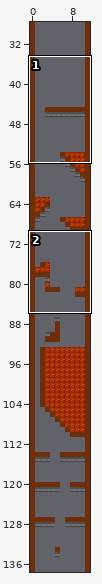
Tiled map (JSON) -- www/tilemaps/test.json. Above: a wide view before the commit, with the close-up outlined.
Close-up. Before:
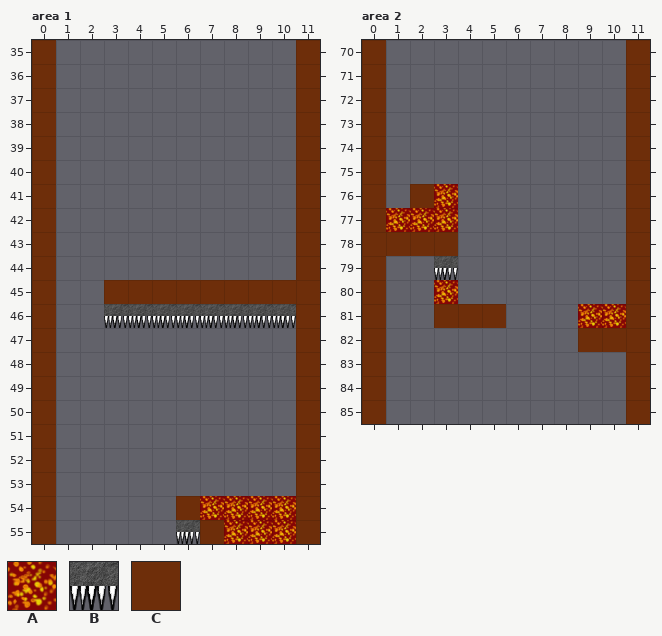
Cells are 50x50 px. Shown: area 1 x 0..11, y 35..55; area 2 x 0..11, y 70..85. The commit also changed other parts of the map, which this record leaves out.
Key: from "deathTiles": A 0, B 1; from "fuel": C 0.
_ is an empty cell.
Layer "platforms" before, area 1, first column x 0:
35 C__________C
36 C__________C
37 C__________C
38 C__________C
39 C__________C
40 C__________C
41 C__________C
42 C__________C
43 C__________C
44 C__________C
45 C__CCCCCCCCC
46 C__BBBBBBBBC
47 C__________C
48 C__________C
49 C__________C
50 C__________C
51 C__________C
52 C__________C
53 C__________C
54 C_____CAAAAC
55 C_____BCAAAC
Layer "platforms" before, area 2, first column x 0:
70 C__________C
71 C__________C
72 C__________C
73 C__________C
74 C__________C
75 C__________C
76 C_CA_______C
77 CAAA_______C
78 CCCC_______C
79 C__B_______C
80 C__A_______C
81 C__CCC___AAC
82 C________CCC
83 C__________C
84 C__________C
85 C__________C
The result:
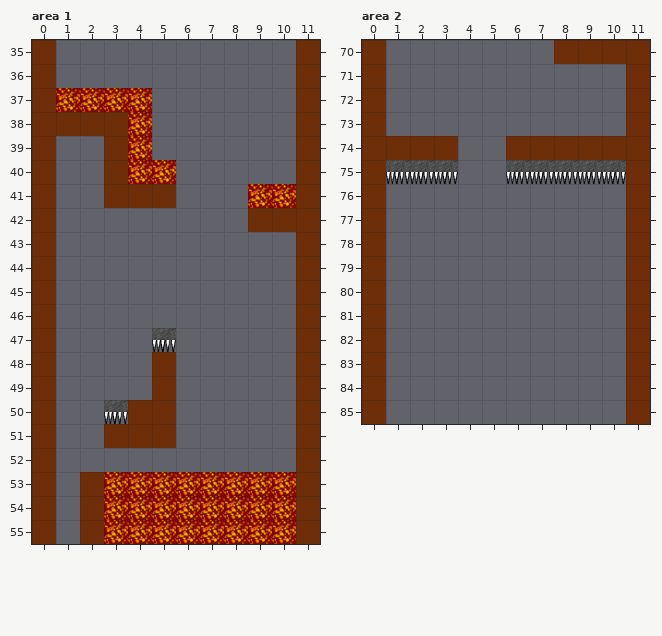
Edits made:
Layer "platforms", area 1:
y 37: x 1..4 ____ -> AAAA
y 38: x 1..4 ____ -> CCCA
y 39: x 3..4 __ -> CA
y 40: x 3..5 ___ -> CAA
y 41: x 3..5 ___ -> CCC; x 9..10 __ -> AA
y 42: x 9..10 __ -> CC
y 45: x 3..10 CCCCCCCC -> ________
y 46: x 3..10 BBBBBBBB -> ________
y 47: x 5 _ -> B
y 48..49: x 5 _ -> C
y 50: x 3..5 ___ -> BCC
y 51: x 3..5 ___ -> CCC
y 53: x 2..10 _________ -> CAAAAAAAA
y 54: x 2..6 ____C -> CAAAA
y 55: x 2..7 ____BC -> CAAAAA
Layer "platforms", area 2:
y 70: x 8..10 ___ -> CCC
y 74: x 1..3 ___ -> CCC; x 6..10 _____ -> CCCCC
y 75: x 1..3 ___ -> BBB; x 6..10 _____ -> BBBBB
y 76: x 2..3 CA -> __
y 77: x 1..3 AAA -> ___
y 78: x 1..3 CCC -> ___
y 79: x 3 B -> _
y 80: x 3 A -> _
y 81: x 3..5 CCC -> ___; x 9..10 AA -> __
y 82: x 9..10 CC -> __
Pixel boxes of the changes (left, top, right, bottom) in both close-ups:
added: (56, 88, 176, 208)
added: (248, 184, 296, 232)
changed: (104, 280, 296, 448)
changed: (80, 472, 296, 544)
added: (554, 40, 626, 64)
changed: (386, 136, 506, 328)
added: (506, 136, 626, 184)
removed: (578, 304, 626, 352)
